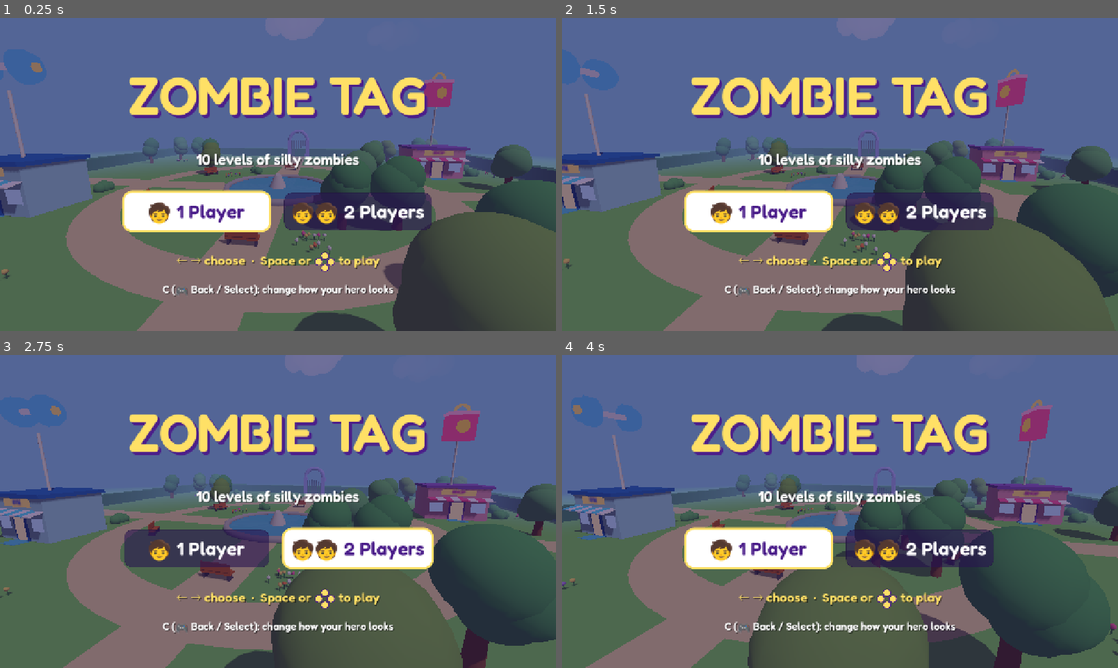
Above: before the commit, frames 1-4 (two rows, left to right).
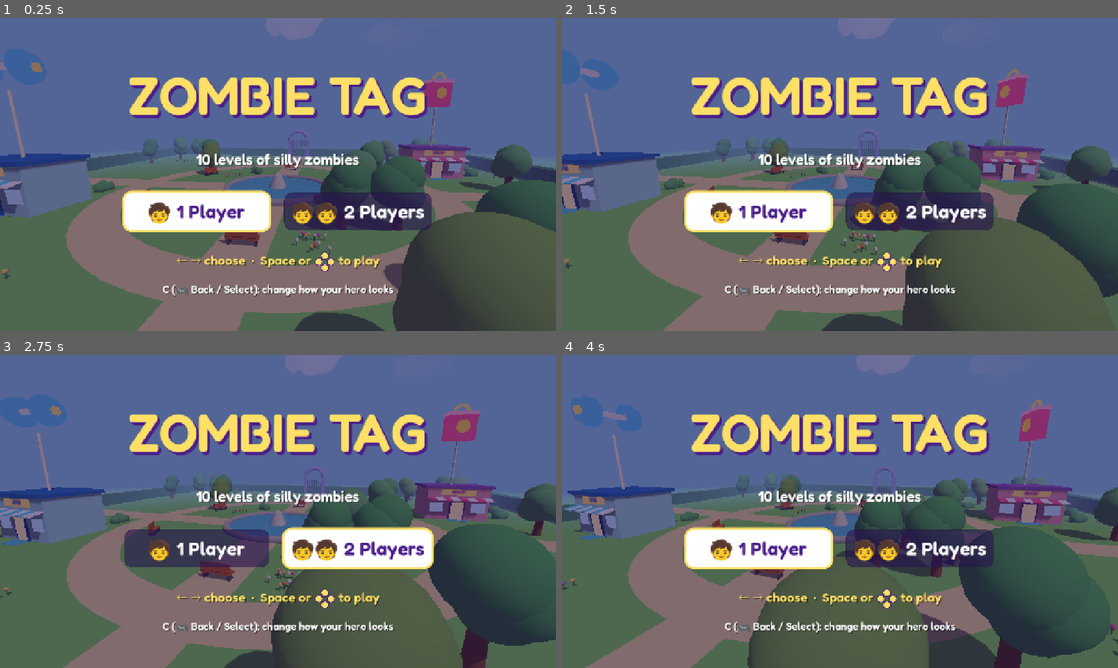
Above: after the commit, the same moments.

Repository: BennyWebb/zombie-tag
Game: Godot game, scene res://scenes/main.tscn
Same seed, same stepped clock (60 frames per second), same inputs: the game is played once before the commit and once after it.
Inputs:
- Up to frame 1 (0.25 s): no input
- Up to frame 2 (1.5 s): tap Enter at 0.5, 0.6 s; hold D (menu_right) 0.53-1.28 s; hold Escape (menu_back) from 1.28 s (still down); tap Keypad Enter at 1.35 s
- Up to frame 3 (2.75 s): release Escape (menu_back) at 2.03 s; hold D (menu_right) from 2.03 s (still down); tap Backspace at 2.1 s
- Up to frame 4 (4 s): release D (menu_right) at 2.78 s; hold W (menu_up) 2.78-3.53 s; tap Q at 2.85 s; hold A (menu_left) from 3.53 s (still down); tap Shift at 3.6 s

The runs differ from the first frame. In frame 1, less than 0.1% of the frame differs, in the area x 16-96%, y 1-72%; in frame 2, less than 0.1%; in frame 3, less than 0.1%; in frame 4, less than 0.1%, in the area x 9-100%, y 0-60%.

Commit message:
Godot: scenery stays in its squares, ground drawn last, view to 200 m
- The level's scenery comes from the exporter already joined up in
  squares; joining it all into one mesh stopped squares behind you being
  skipped and nearer ones being drawn first, so it's left as it was
  (the shop and gym are still joined, being small).
- The ground (400 m across) is drawn after everything else, so the parts
  hidden behind things are skipped rather than coloured in and covered.
- "Far" view distance draws to 200 m rather than 300 m: past the fog
  everything is the sky's colour, and the sun and moon are within 190 m.
  It also sorts near-to-far more finely (Godot sorts in 16 bands of the
  view distance).

Co-Authored-By: Claude Opus 5.5 <noreply@anthropic.com>
Claude-Session: https://claude.ai/code/session_01LLQA4ZnRtB4LSabNngitDm

Diff:
--- a/godot/scripts/level.gd
+++ b/godot/scripts/level.gd
@@ -8,6 +8,7 @@
 # The browser game's light strengths, turned into Godot's. Measured by drawing the same view in both
 # and matching the colours: about 1 / (2 pi).
 const LIGHT_SCALE := 1.0 / TAU
+const SUN_DISTANCE := 200.0 # the sun and moon are 140 m from the middle, so up to 190 m from you
 
 var info: Dictionary # the level's settings and layout (see Data.level)
 var colliders: Array = [] # circles { x, z, r } and boxes { x, z, hw, hd }
@@ -49,7 +50,14 @@
 	gate.find_child("open", true, false).visible = false
 	carousel = scenery.find_child("carousel", true, false)
 	ferris_wheel = scenery.find_child("ferrisWheel", true, false)
-	Data.merge_meshes(scenery, [gate, carousel, ferris_wheel])
+	# (the scenery comes already joined up in squares of the level, which is best left as it is: the
+	# squares behind you aren't drawn, and nearer ones are drawn first, so the things behind them
+	# don't need colouring in)
+	# The ground, which stretches far past the walls, is drawn after everything else, so the parts
+	# hidden behind trees and buildings are skipped instead of coloured in and then covered.
+	for mesh in scenery.find_children("big*", "MeshInstance3D", true, false):
+		if not "see-through" in String(mesh.name):
+			mesh.sorting_offset = -1000.0
 	add_sky_and_light()
 	add_lamps()
 	for settings in info.floaters:
@@ -132,7 +140,8 @@
 		part.visible = leave_out != "Scenery" and not (leave_out == "Shop and gym" and part in buildings)
 	for s in signs:
 		s.visible = leave_out != "Their signs"
-	return 300.0 if g.distance == 0 else fog_end + 5
+	# (past the fog everything is the sky's colour anyway, but the sun or moon is a little further)
+	return maxf(fog_end + 5, SUN_DISTANCE) if g.distance == 0 else fog_end + 5
 
 
 ## The shop and the gym go at two of the six spots, at least 30 m apart, different every time.
